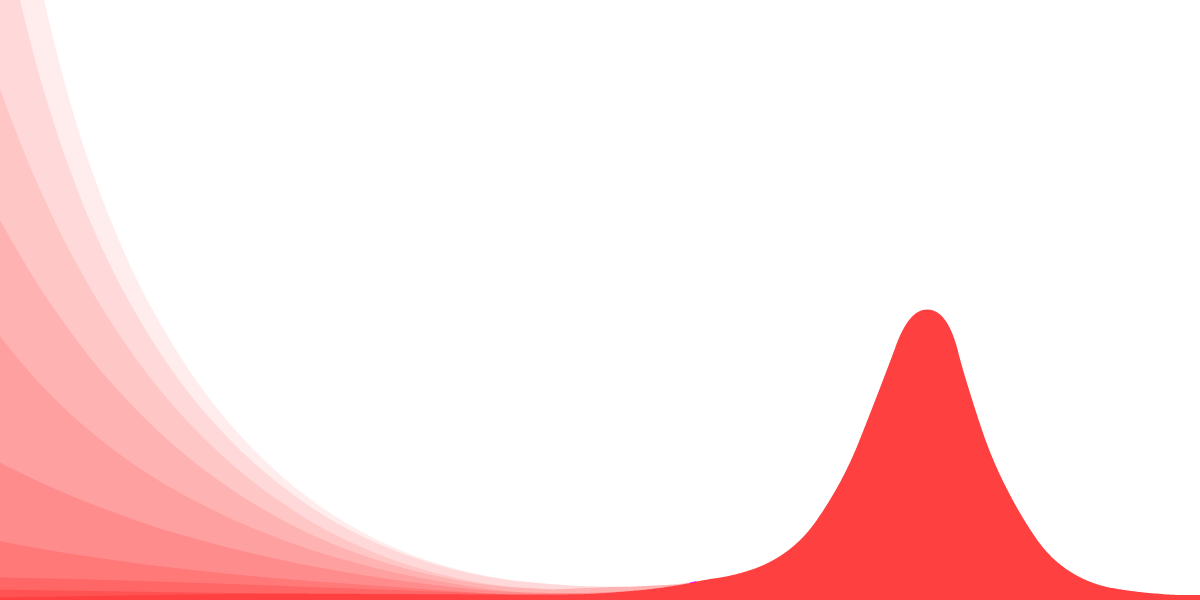
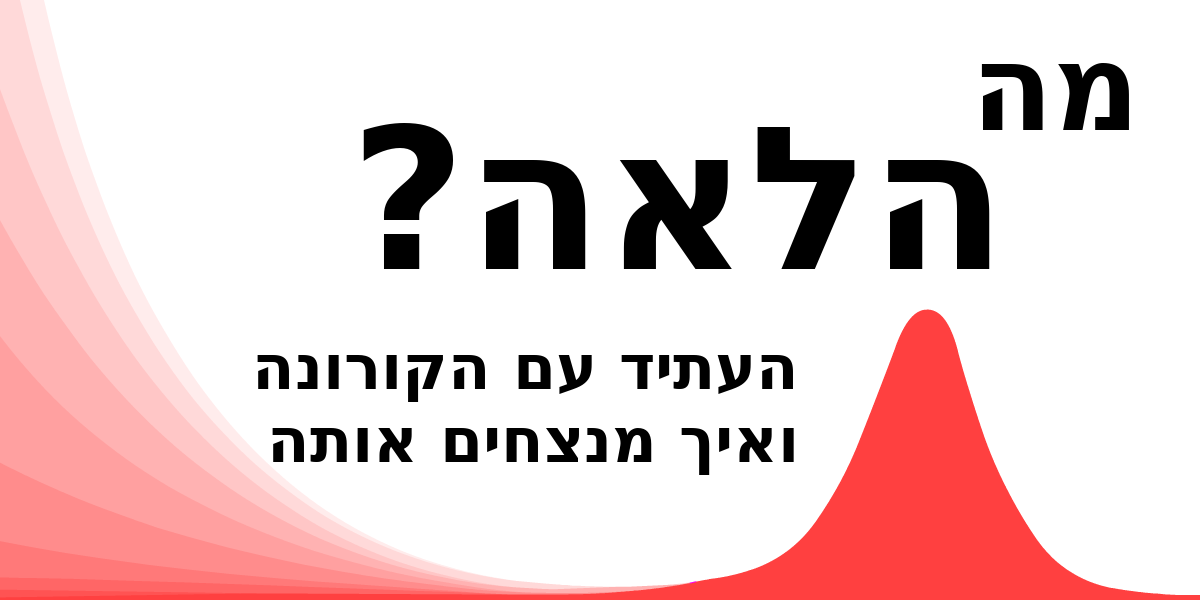
Layered file, before and after one edit (1200x600). Changes by layer:
showed "מה" over (981, 63, 1129, 130)
added layer "העתיד עם הקורונה ..." above "Empty Text Layer" over (257, 355, 794, 475)
renamed "העתיד עם COVID-19, ..." to "Empty Text Layer", showed it, painted on it over (257, 355, 794, 467)
showed "הלאה?" over (363, 123, 990, 269)
